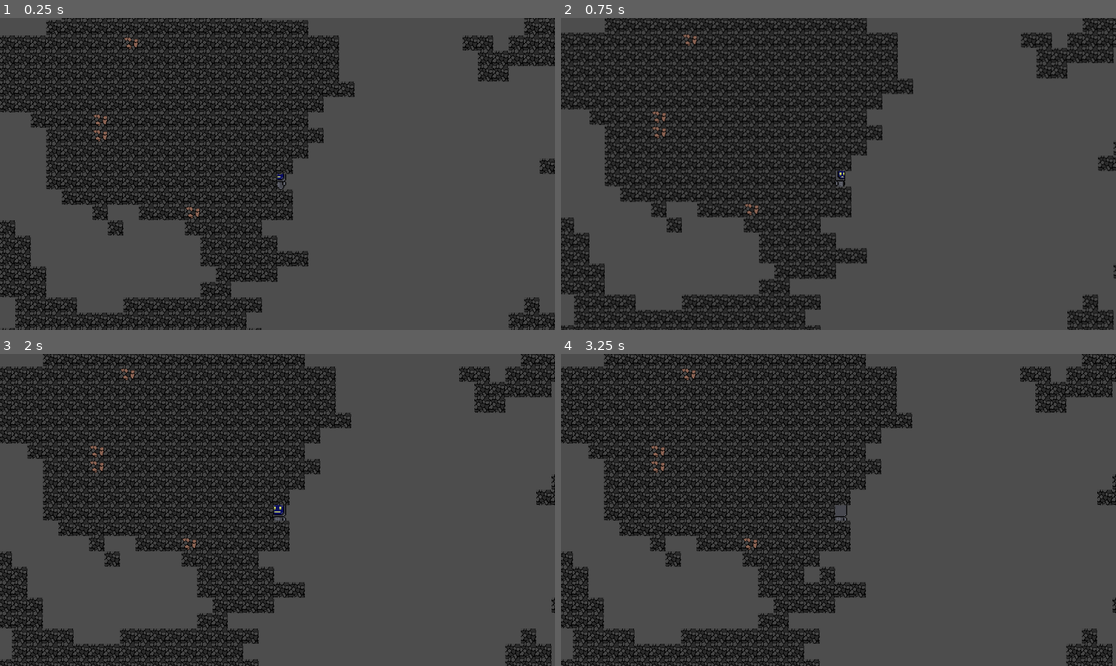
Above: before the commit, frames 1-4 (two rows, left to right).
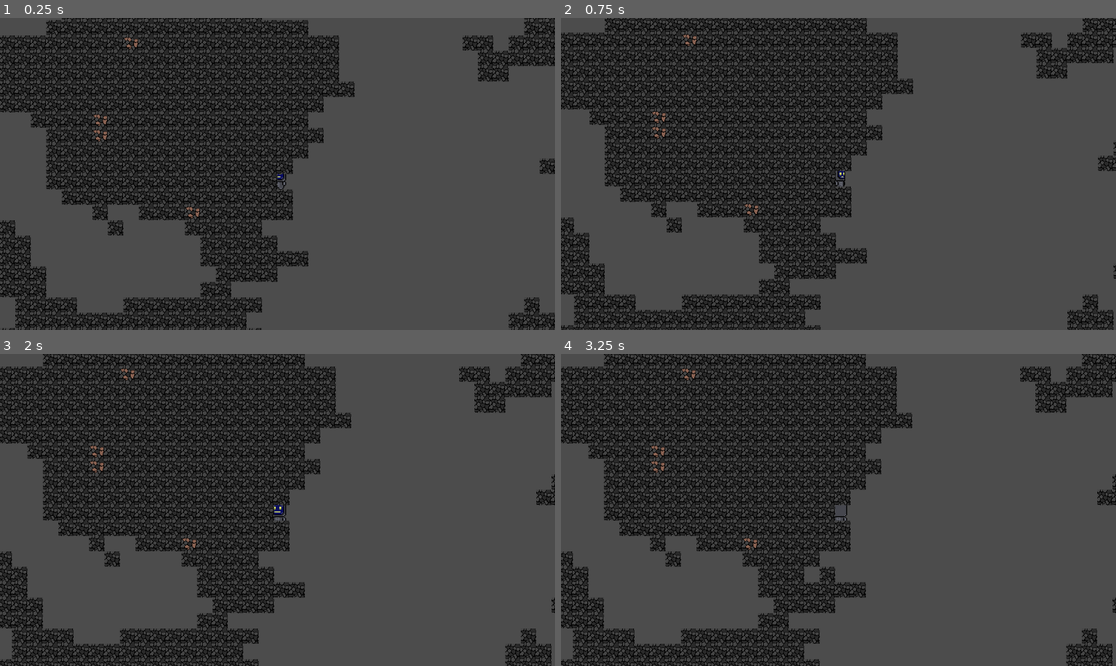
Above: after the commit, the same moments.

Repository: julesbauw/WorldGen
Game: Godot game, scene res://worldgen.tscn
Same seed, same stepped clock (60 frames per second), same inputs: the game is played once before the commit and once after it.
Inputs (mouse positions are in pixels of both pictures, inside the frame that each line leads up to):
- Up to frame 1 (0.25 s): no input
- Up to frame 2 (0.75 s): tap Enter at 0.5 s; move the mouse to (960, 158) at 0.52 s; hold Right (right) from 0.53 s (still down); tap Mouse wheel down (MWD) at 0.6 s; click (960, 158) at 0.67 s
- Up to frame 3 (2 s): move the mouse to (166, 525) at 1.27 s; release Right (right) at 1.28 s; hold Down (down) from 1.28 s (still down); tap Mouse wheel up (MWU) at 1.35 s
- Up to frame 4 (3.25 s): tap Space at 2 s; move the mouse to (894, 441) at 2.02 s; release Down (down) at 2.03 s; hold Right (right) 2.03-2.78 s; tap Mouse wheel down (MWD) at 2.1 s; tap Enter at 2.75 s; move the mouse to (810, 572) at 2.77 s; hold Up (up) from 2.78 s (still down); tap Mouse wheel up (MWU) at 2.85 s; click (810, 572) at 2.92 s

The runs differ from the first frame. In frame 2, 3.6% of the frame differs, in the area x 0-100%, y 0-100%; in frame 3, less than 0.1%; in frame 4, less than 0.1%.

Commit message:
almost fixed lfickering issue

Diff:
--- a/project.godot
+++ b/project.godot
@@ -12,7 +12,7 @@
 
 config/name="wordlgen"
 run/main_scene="res://worldgen.tscn"
-config/features=PackedStringArray("4.3", "Forward Plus")
+config/features=PackedStringArray("4.4", "Forward Plus")
 config/icon="res://icon.svg"
 
 [autoload]
@@ -55,3 +55,7 @@
 [rendering]
 
 textures/canvas_textures/default_texture_filter=0
+textures/default_filters/anisotropic_filtering_level=0
+viewport/hdr_2d=true
+2d/snap/snap_2d_transforms_to_pixel=true
+2d/snap/snap_2d_vertices_to_pixel=true
--- a/scenes/player.tscn
+++ b/scenes/player.tscn
@@ -438,15 +438,15 @@
 
 [sub_resource type="AnimationLibrary" id="AnimationLibrary_n1pr7"]
 _data = {
-"RESET": SubResource("Animation_12dsp"),
-"idle_down": SubResource("Animation_fcu0r"),
-"idle_left": SubResource("Animation_3vaye"),
-"idle_right": SubResource("Animation_0j6d1"),
-"idle_up": SubResource("Animation_7xrf0"),
-"walk_down": SubResource("Animation_7lrmj"),
-"walk_left": SubResource("Animation_go655"),
-"walk_right": SubResource("Animation_t3at8"),
-"walk_up": SubResource("Animation_jg6tb")
+&"RESET": SubResource("Animation_12dsp"),
+&"idle_down": SubResource("Animation_fcu0r"),
+&"idle_left": SubResource("Animation_3vaye"),
+&"idle_right": SubResource("Animation_0j6d1"),
+&"idle_up": SubResource("Animation_7xrf0"),
+&"walk_down": SubResource("Animation_7lrmj"),
+&"walk_left": SubResource("Animation_go655"),
+&"walk_right": SubResource("Animation_t3at8"),
+&"walk_up": SubResource("Animation_jg6tb")
 }
 
 [node name="CharacterBody2D" type="CharacterBody2D"]
--- a/worldgen.tscn
+++ b/worldgen.tscn
@@ -141,7 +141,6 @@
 sources/1 = SubResource("TileSetAtlasSource_1i0hr")
 
 [node name="worldGenerator" type="Node2D" node_paths=PackedStringArray("player")]
-position = Vector2(1, 0)
 script = ExtResource("1_kwui4")
 biomes = Array[ExtResource("2_6vb71")]([ExtResource("3_hu5gn"), ExtResource("4_afa3c"), ExtResource("5_yt02j")])
 player = NodePath("CharacterBody2D")
Not shown: 1 places in resources/biomes/default.tres that only renumber resources
Not shown: 1 places in resources/biomes/ice.tres that only renumber resources
Not shown: 1 places in resources/biomes/sand.tres that only renumber resources
Not shown: 1 places in resources/blocks/empty.tres that only renumber resources
Not shown: 1 places in resources/blocks/gold_ore_block.tres that only renumber resources
Not shown: 1 places in resources/blocks/ice_brick.tres that only renumber resources
Not shown: 1 places in resources/blocks/ice_stone.tres that only renumber resources
Not shown: 1 places in resources/blocks/iron_ore_block.tres that only renumber resources
Not shown: 1 places in resources/blocks/sand_brick.tres that only renumber resources
Not shown: 1 places in resources/blocks/sand_gold_block.tres that only renumber resources
Not shown: 1 places in resources/blocks/sand_stone.tres that only renumber resources
Not shown: 1 places in resources/blocks/snow_block.tres that only renumber resources
(and 12 more such lines)
